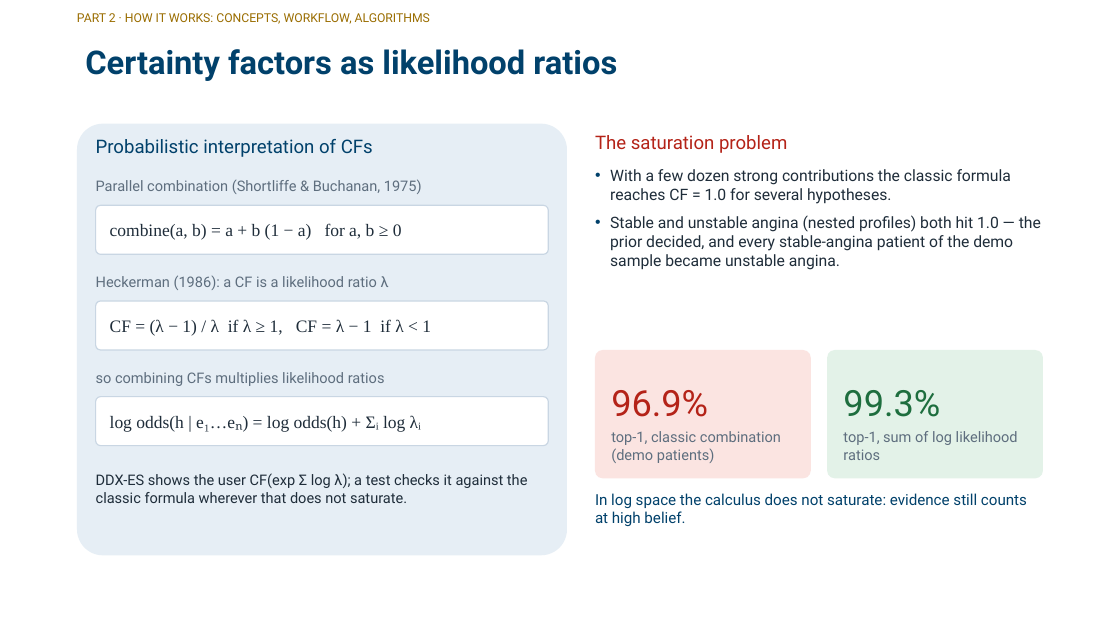
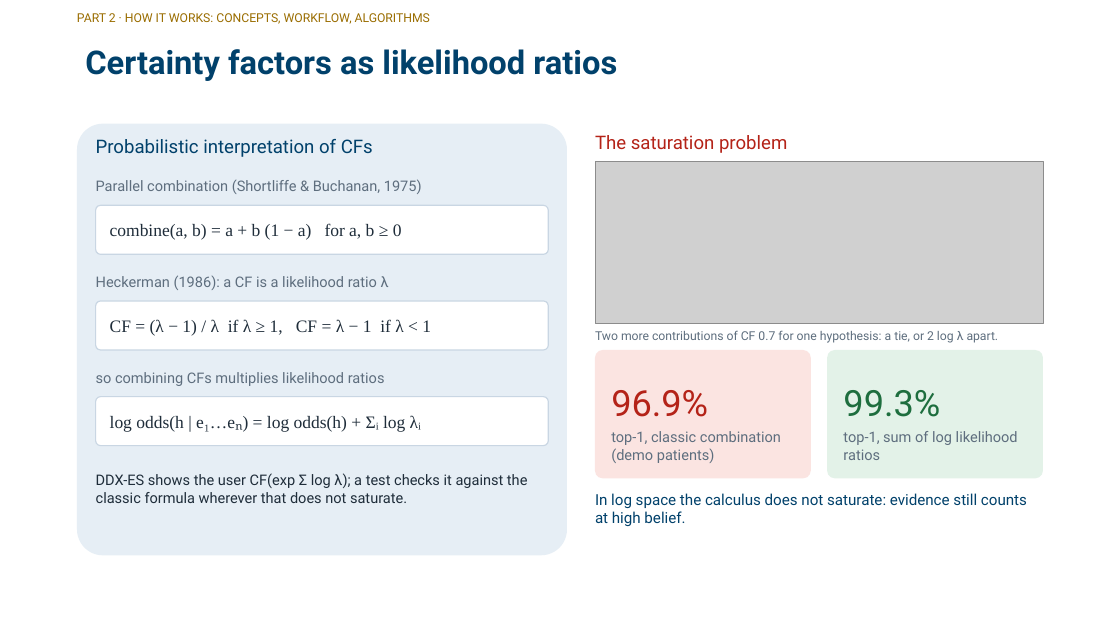
Before and after one commit to zidanarsyad/ddx-expert-system, a slide deck: slide 8 of docs/slides.pptx (slide 10 before the commit). Drawn at 1120x630 pixels with LibreOffice and Linux fonts; fonts in the diff are those of the drawing; grey boxes stand for pictures; background and template pictures are left out. Boxes give left, top, right and bottom in pixels: in the first picture for what was removed or moved away, otherwise in the second. Text is boxed around its words. In the diff, an @@ line names an element or a change of style, - is before the commit and + after.

```diff
--- a/docs/slides.pptx
+++ b/docs/slides.pptx
@@ picture added at box(595, 161, 1043, 323) @@
@@ text removed at box(610, 169, 1041, 270) @@
-• With a few dozen strong contributions the classic formula reaches CF = 1.0 for several hypotheses.
-• Stable and unstable angina (nested profiles) both hit 1.0 — the prior decided, and every stable-angina patient of the demo sample became unstable angina.
@@ text added at box(595, 331, 999, 343), 10.5 pt, text #5E6E7E @@
+Two more contributions of CF 0.7 for one hypothesis: a tie, or 2 log λ apart.
```
Also in this commit, not shown: 9 other slides changed, 9 slides removed, 12 other files.
